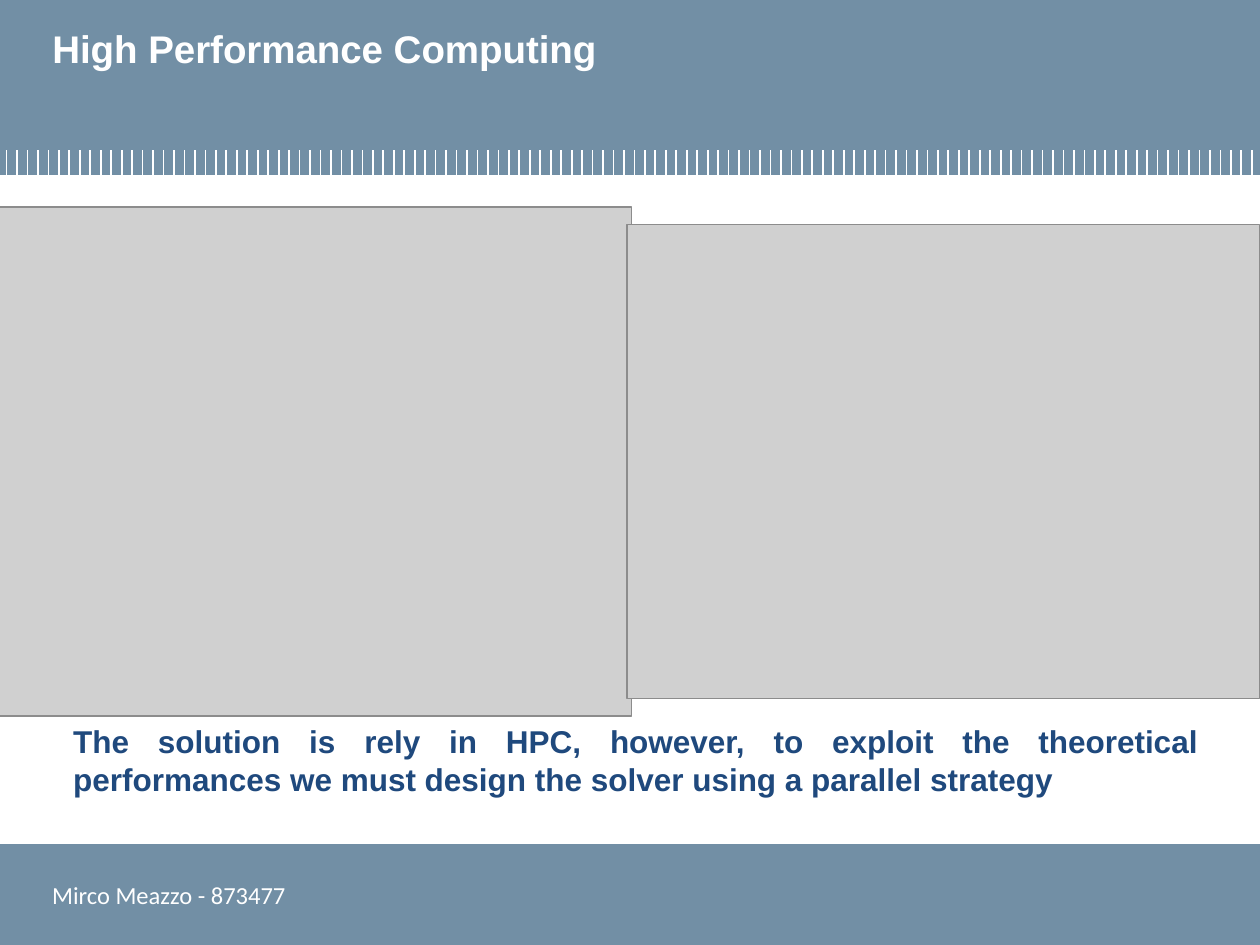
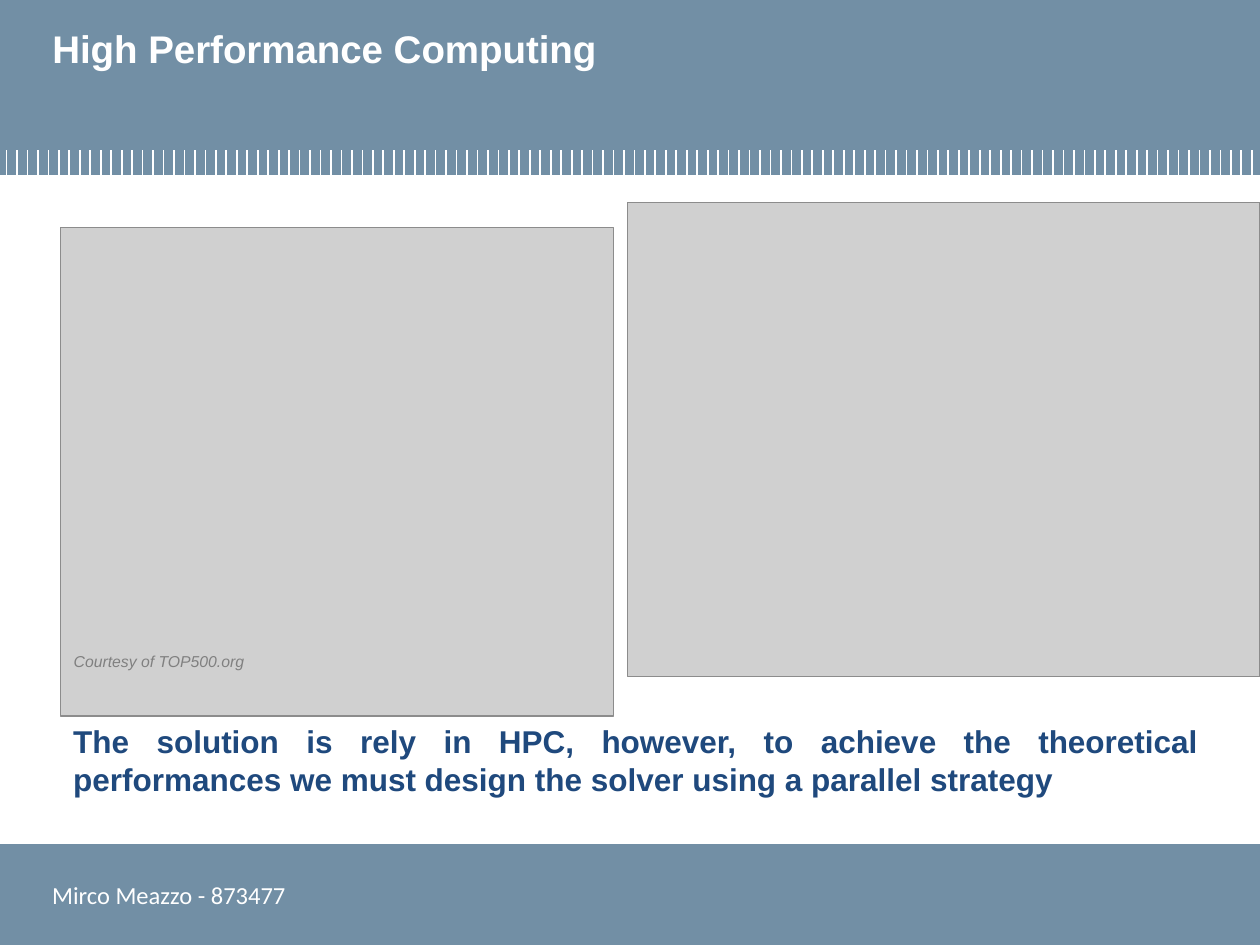
Before and after one commit to mircuz/channel_report, a slide deck: slide 3 of presentazione_meazzo.pptx. Drawn at 1260x945 pixels with LibreOffice and Linux fonts; fonts in the diff are those of the drawing; grey boxes stand for pictures; background and template pictures are left out. Boxes give left, top, right and bottom in pixels: in the first picture for what was removed or moved away, otherwise in the second. Text is boxed around its words. In the diff, an @@ line names an element or a change of style, - is before the commit and + after.

```diff
--- a/presentazione_meazzo.pptx
+++ b/presentazione_meazzo.pptx
@@ picture: place and size @@
-picture at box(627, 224, 1260, 698)
+picture at box(627, 203, 1260, 677)
@@ picture: place and size @@
-picture at box(0, 207, 631, 716)
+picture at box(60, 228, 614, 717)
@@ text added at box(74, 656, 245, 670), 9 pt, text #808080, italic @@
+Courtesy of TOP500.org
@@ text at box(73, 730, 1197, 797): text changed @@
-The solution is rely in HPC, however, to exploit the theoretical performances we must design the solver using a parallel strategy
+The solution is rely in HPC, however, to achieve the theoretical performances we must design the solver using a parallel strategy
```
Also in this commit, not shown: 10 other slides changed.
